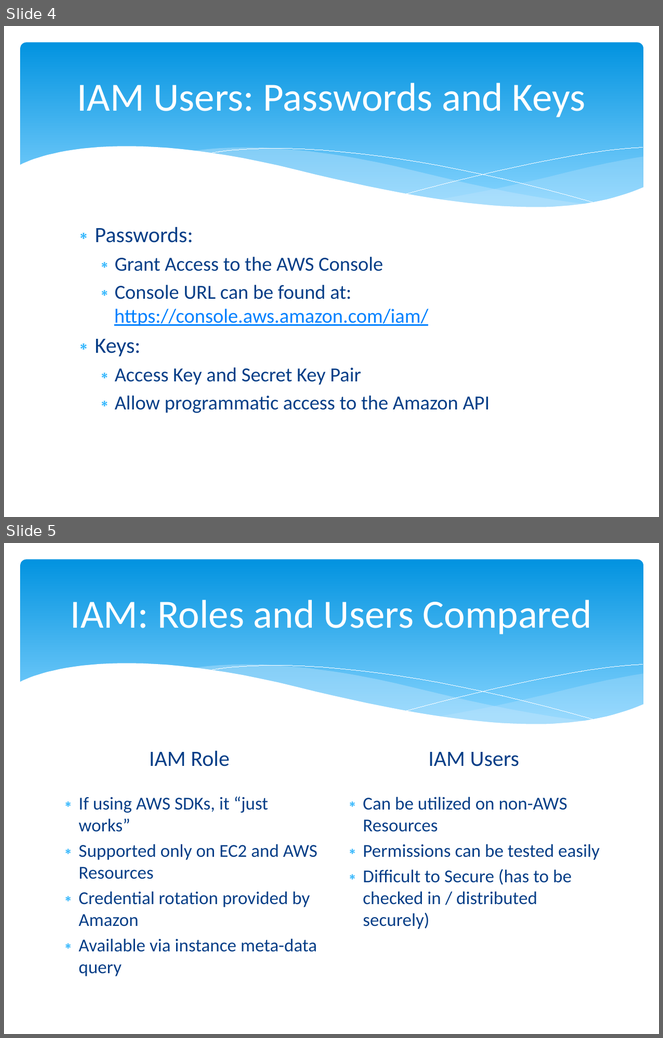
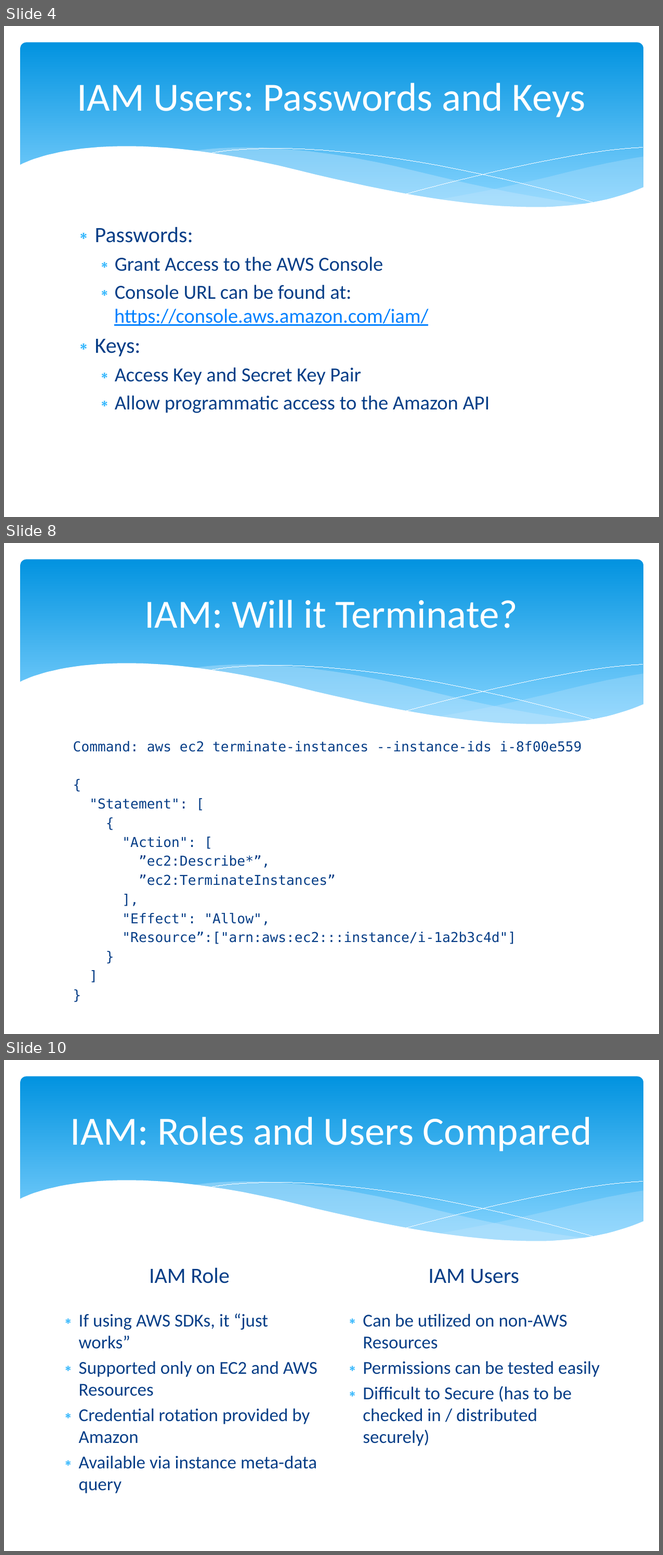
Before and after one commit to cloudavail/awstraining, a slide deck: aws-iam/aws-iam.pptx. Shown one above the other, each under a label of ours: slides 4 and 5 before the commit, slides 4, 8 and 10 after it; the slides between them are not shown. The pictures are 663x1038 and 663x1555 pixels, drawn with LibreOffice and Linux fonts; fonts in the diff are those of the drawing. Boxes give left, top, right and bottom in pixels: in the first picture for what was removed or moved away, otherwise in the second. Text is boxed around its words. In the diff, an @@ line names an element or a change of style, - is before the commit and + after.

```diff
--- a/aws-iam/aws-iam.pptx
+++ b/aws-iam/aws-iam.pptx
@@ slide 8 added at bbox=[4, 543, 659, 1034], background #FFFFFF; not listed: 6 template elements that a slide beside it also shows @@
@@ title added at bbox=[145, 600, 518, 628], 44 pt, text #FFFFFF @@
+IAM: Will it Terminate?
@@ text added at bbox=[73, 741, 582, 944], 15 pt, text #073E87 @@
+Command: aws ec2 terminate-instances --instance-ids i-8f00e559
+{
+"Statement": [
+{
+"Action": [
+”ec2:Describe*”,
+”ec2:TerminateInstances”
+],
+"Effect": "Allow",
+"Resource”:["arn:aws:ec2:::instance/i-1a2b3c4d"]
+}
+]
+}
@@ what was slide 5 is now slide 10 @@
```
Also in this commit, not shown: 4 other slides added, 3 other files.
